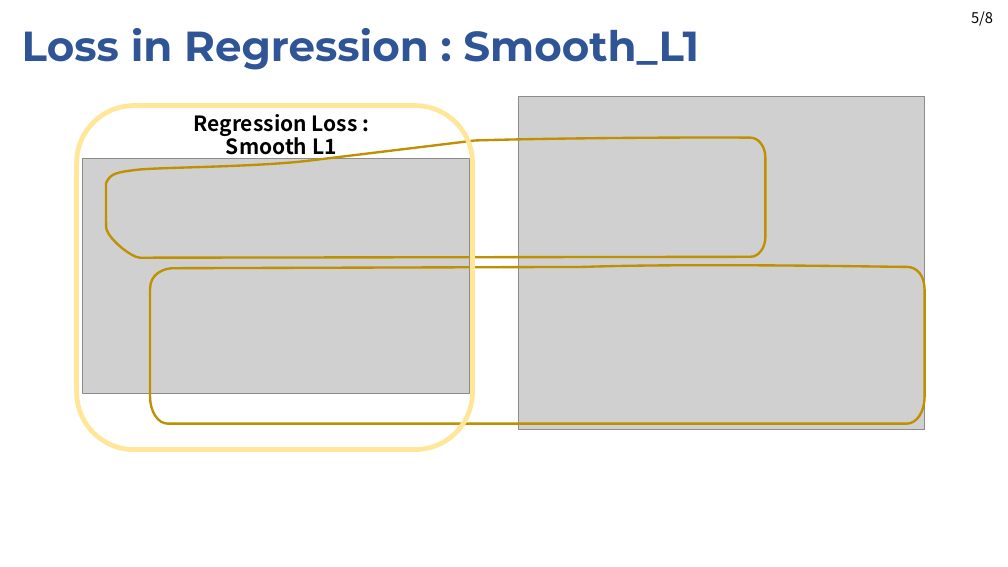
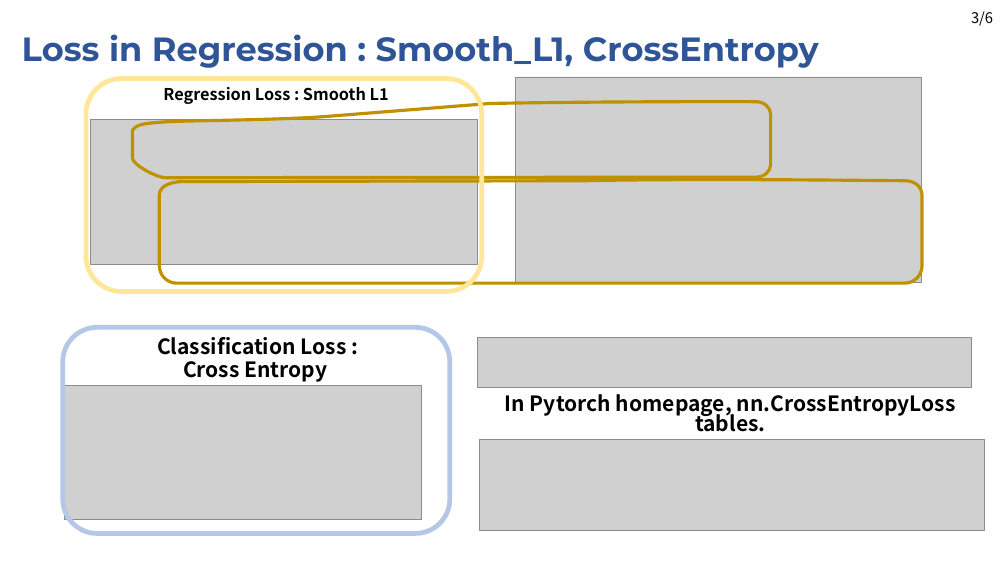
Before and after one commit to JaeHyung-Jung/Seminar_Deeplearning, a slide deck: slide 4 of 1st_week/Seminar_1st_week_1.2(backbone+).pptx. Drawn at 1008x567 pixels with LibreOffice and Linux fonts; fonts in the diff are those of the drawing; grey boxes stand for pictures. Boxes give left, top, right and bottom in pixels: in the first picture for what was removed or moved away, otherwise in the second. Text is boxed around its words. In the diff, an @@ line names an element or a change of style, - is before the commit and + after.

```diff
--- a/1st_week/Seminar_1st_week_1.2(backbone+).pptx
+++ b/1st_week/Seminar_1st_week_1.2(backbone+).pptx
@@ text at bbox=[971, 11, 993, 26]: text changed @@
-5/8
+3/6
@@ text at bbox=[22, 34, 819, 68]: text changed; size 40 to 32 pt @@
-Loss in Regression : Smooth_L1
+Loss in Regression : Smooth_L1, CrossEntropy
@@ rounded rectangle: place and size @@
-rounded rectangle at bbox=[76, 106, 473, 450]
+rounded rectangle at bbox=[86, 79, 482, 292]
@@ text "Regression Loss : Smooth L1": place and size @@
-text "Regression Loss : Smooth L1" at bbox=[193, 114, 358, 159]
+text "Regression Loss : Smooth L1" at bbox=[163, 87, 389, 104]
@@ text "Regression Loss : Smooth L1" at bbox=[163, 87, 389, 104]: size 20 to 15.5 pt; line spacing 0.9 to 0.7 @@
@@ picture: place and size @@
-picture at bbox=[519, 97, 925, 430]
+picture at bbox=[516, 77, 922, 282]
@@ picture: place and size @@
-picture at bbox=[82, 159, 470, 394]
+picture at bbox=[90, 119, 477, 264]
@@ freeform shape: place and size @@
-freeform shape at bbox=[106, 138, 765, 258]
+freeform shape at bbox=[132, 101, 771, 178]
@@ freeform shape at bbox=[132, 101, 771, 178]: outline #BF9000 2.25 pt to #BF9000 3 pt @@
@@ freeform shape at bbox=[160, 180, 923, 284]: outline #BF9000 2.25 pt to #BF9000 3 pt @@
@@ freeform shape: place and size @@
-freeform shape at bbox=[150, 265, 925, 424]
+freeform shape at bbox=[160, 180, 923, 284]
@@ rounded rectangle added at bbox=[63, 327, 450, 534], outline #B4C7E7 4.5 pt @@
@@ text added at bbox=[157, 337, 347, 382], 20 pt, text #000000, bold @@
+Classification Loss :
+Cross Entropy
@@ picture added at bbox=[478, 338, 972, 389] @@
@@ picture added at bbox=[64, 386, 421, 520] @@
@@ text added at bbox=[505, 394, 956, 432], 20 pt, text #000000, bold @@
+In Pytorch homepage, nn.CrossEntropyLoss tables.
@@ picture added at bbox=[479, 439, 985, 531] @@
```
Also in this commit, not shown: 5 other slides changed, 1 slide added, 2 slides removed.
